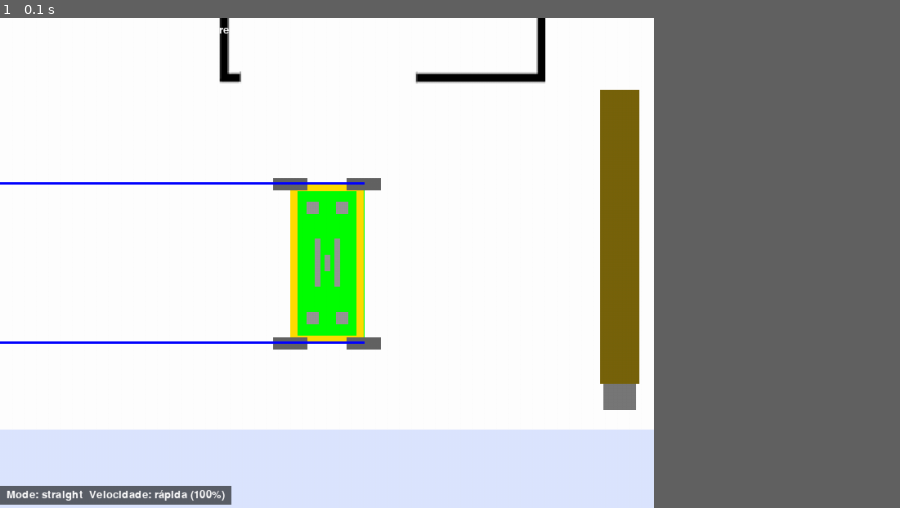
Above: before the commit, frame 1.
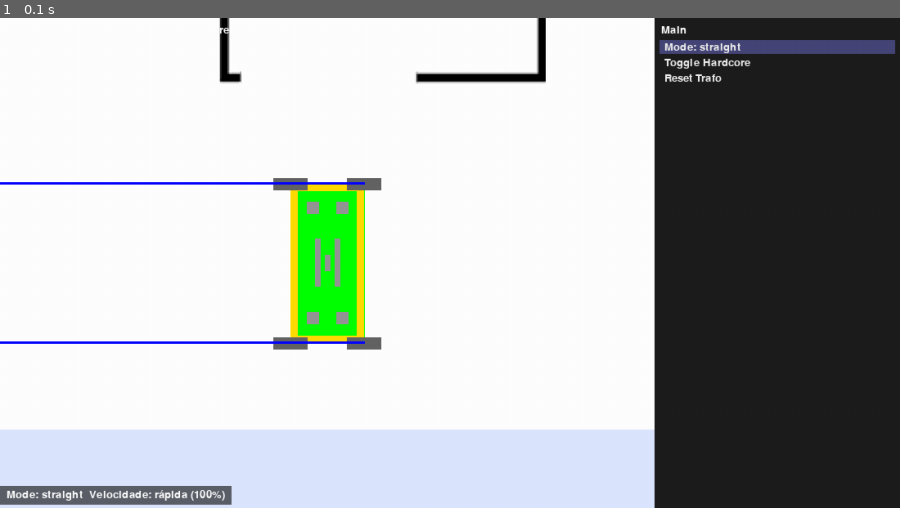
Above: after the commit, the same moment.

Repository: marcoacolla/LAR-Trafo-Cabeca-de-Serie
Game: pygame game, started from Python_Sim_Pygame/v1.0_pygame.py
Two runs of this game, one before a commit and one after it. Both use one fixed random seed, a clock stepped at 60 frames per second and the inputs below.
Inputs:
- Up to frame 1 (0.1 s): no input
In our replay, the window is 654x490 before the commit and 900x490 after it. These sizes can differ from the game's own. Grey fills any space a smaller window leaves; there, only what the larger window draws over its background counts as a difference.

The runs differ from the first frame. In frame 1, 4.3% of the frame differs, in the area x 21-100%, y 0-100%.

Commit message:
add initial display

Diff:
--- a/Python_Sim_Pygame/Player/Player.py
+++ b/Python_Sim_Pygame/Player/Player.py
@@ -975,7 +975,7 @@
             # make yellow taller so that at its lowest position it covers the gray
             yellow_h = bar_h #max(20, min(bar_h, int(bar_h * 0.85)))
             min_yellow_top = bar_y + bar_h - yellow_h  # bottom-aligned position
-            max_yellow_top = bar_y - int(bar_h * 0.18)  # allow moving above the bar a bit
+            max_yellow_top = bar_y - int(bar_h * 0.60)  # allow moving above the bar a bit
             # interpolate top by icamento_cursor so that increasing cursor moves yellow up
             yellow_top = int(min_yellow_top + (max_yellow_top - min_yellow_top) * float(self.icamento_cursor))
             yellow_x = bar_x + (bar_w // 2) - (bar_w // 2)
--- a/Python_Sim_Pygame/v1.0_pygame.py
+++ b/Python_Sim_Pygame/v1.0_pygame.py
@@ -7,7 +7,11 @@
 from Player.Pathing.Curvature import Curvature
 
 pygame.init()
-screen = pygame.display.set_mode((800, 600))  # largura x altura
+# Main display and layout: reserve a right-side panel for customizable UI
+PANEL_WIDTH = 300  # largura padrão do painel lateral (personalizável)
+SCREEN_W = 800 + PANEL_WIDTH
+SCREEN_H = 600
+screen = pygame.display.set_mode((SCREEN_W, SCREEN_H))  # largura x altura
 pygame.display.set_caption("Pygame Trafo Simulator")
 
 
@@ -86,7 +90,7 @@
 else:
     SPAWN_POINT = (200, 200)
 
-camera = Camera(800, 600)
+camera = Camera(SCREEN_W - PANEL_WIDTH, SCREEN_H)
 player = Player(SPAWN_POINT, screen, camera)
 from World.Trafo import Trafo
 # optional joystick controller (provided in Player/Joystick.py)
@@ -126,6 +130,142 @@
             trafo.initial_pos = (SPAWN_POINT[0] + 120 if isinstance(SPAWN_POINT, tuple) else 300, SPAWN_POINT[1] if isinstance(SPAWN_POINT, tuple) else 200)
         except Exception:
             trafo.initial_pos = (300, 200)
+
+# -------------------------
+# SidePanel: minimal, customizable right-side UI (module-level)
+# -------------------------
+class SidePanel:
+    def __init__(self, x, y, w, h, font=None):
+        self.rect = pygame.Rect(x, y, w, h)
+        self.font = font or pygame.font.SysFont(None, 20)
+        # screens: list of dict {'title': str, 'options': [(label, callback_or_None), ...]}
+        self.screens = []
+        self.current = 0
+        self.selected = 0
+
+    def add_screen(self, title, options):
+        self.screens.append({'title': title, 'options': options})
+
+    def next_screen(self):
+        if not self.screens:
+            return
+        self.current = (self.current + 1) % len(self.screens)
+        self.selected = 0
+
+    def prev_screen(self):
+        if not self.screens:
+            return
+        self.current = (self.current - 1) % len(self.screens)
+        self.selected = 0
+
+    def select_next(self):
+        opts = self._opts()
+        if not opts:
+            return
+        self.selected = (self.selected + 1) % len(opts)
+
+    def select_prev(self):
+        opts = self._opts()
+        if not opts:
+            return
+        self.selected = (self.selected - 1) % len(opts)
+
+    def activate(self):
+        opts = self._opts()
+        if not opts:
+            return
+        label, cb = opts[self.selected]
+        try:
+            if callable(cb):
+                cb()
+            else:
+                print(f"Selected: {label}")
+        except Exception:
+            print(f"Error running callback for: {label}")
+
+    def _opts(self):
+        if not self.screens:
+            return []
+        return self.screens[self.current].get('options', [])
+
+    def draw(self, surf):
+        # background
+        pygame.draw.rect(surf, (30, 30, 30), self.rect)
+        # title
+        if not self.screens:
+            t = self.font.render('Panel (empty)', True, (255,255,255))
+            surf.blit(t, (self.rect.x + 8, self.rect.y + 8))
+            return
+        title = self.screens[self.current].get('title', '')
+        t = self.font.render(title, True, (255,255,255))
+        surf.blit(t, (self.rect.x + 8, self.rect.y + 8))
+
+        # options
+        opts = self._opts()
+        oy = self.rect.y + 8 + t.get_height() + 8
+        pad = 6
+        for idx, (label, _) in enumerate(opts):
+            y = oy + idx * (self.font.get_height() + pad)
+            if y + self.font.get_height() > self.rect.bottom - 8:
+                break
+            if idx == self.selected:
+                # highlight
+                highlight_rect = pygame.Rect(self.rect.x + 6, y - 2, self.rect.width - 12, self.font.get_height() + 4)
+                pygame.draw.rect(surf, (70,70,120), highlight_rect)
+            txt = self.font.render(label, True, (240,240,240))
+            surf.blit(txt, (self.rect.x + 12, y))
+
+    def update_mode_display(self, new_mode):
+        # optional hook used by existing code to notify UI of mode change
+        # if a screen has an option named 'Mode' we update its label
+        try:
+            for s in self.screens:
+                for i, (label, cb) in enumerate(s.get('options', [])):
+                    if label.startswith('Mode:'):
+                        s['options'][i] = (f'Mode: {new_mode}', cb)
+        except Exception:
+            pass
+
+# Instantiate a SidePanel on the right and populate with default screens
+panel_x = SCREEN_W - PANEL_WIDTH
+panel_y = 0
+panel_h = SCREEN_H
+panel_w = PANEL_WIDTH
+ui = SidePanel(panel_x, panel_y, panel_w, panel_h)
+
+def _toggle_hardcore():
+    global hardcore_mode
+    hardcore_mode = not hardcore_mode
+    print(f"Hardcore mode set to: {hardcore_mode}")
+
+def _reset_trafo():
+    try:
+        if hasattr(trafo, 'initial_pos'):
+            ix, iy = trafo.initial_pos
+            trafo.x = ix
+            trafo.y = iy
+            trafo.picked = False
+            trafo.carrier = None
+            print('Trafo reset to initial position')
+    except Exception:
+        pass
+
+ui.add_screen('Main', [
+    (f'Mode: {getattr(player, "curve_mode", "unknown")}', None),
+    ('Toggle Hardcore', _toggle_hardcore),
+    ('Reset Trafo', _reset_trafo),
+])
+
+ui.add_screen('Joystick', [
+    ('Control: ' + control_mode.upper(), None),
+    ('Set Speed Rápida', lambda: player.set_speed_mode('rápida')),
+    ('Set Speed Média', lambda: player.set_speed_mode('média')),
+    ('Set Speed Lenta', lambda: player.set_speed_mode('lenta')),
+])
+
+# expose ui variable in globals (some existing code checks globals().get('ui'))
+globals()['ui'] = ui
+
 
 
 clock = pygame.time.Clock()
@@ -265,6 +405,23 @@
     except Exception:
         pass
     prev_keys = keys
+
+    # Panel navigation keys (Tab to cycle screens, arrows to move, Enter to activate)
+    try:
+        if keys[pygame.K_TAB] and not prev_keys[pygame.K_TAB]:
+            ui.next_screen()
+        if keys[pygame.K_RIGHT] and not prev_keys[pygame.K_RIGHT]:
+            ui.next_screen()
+        if keys[pygame.K_LEFT] and not prev_keys[pygame.K_LEFT]:
+            ui.prev_screen()
+        if keys[pygame.K_UP] and not prev_keys[pygame.K_UP]:
+            ui.select_prev()
+        if keys[pygame.K_DOWN] and not prev_keys[pygame.K_DOWN]:
+            ui.select_next()
+        if keys[pygame.K_RETURN] and not prev_keys[pygame.K_RETURN]:
+            ui.activate()
+    except Exception:
+        pass
 
     # Zoom controls (j = zoom out, k = zoom in)
     try:
@@ -773,5 +930,9 @@
             # Do not continue; allow loop to run so player can move out of collision.
 
 
+    try:
+        ui.draw(screen)
+    except Exception:
+        pass
     pygame.display.flip()
     clock.tick(60)
